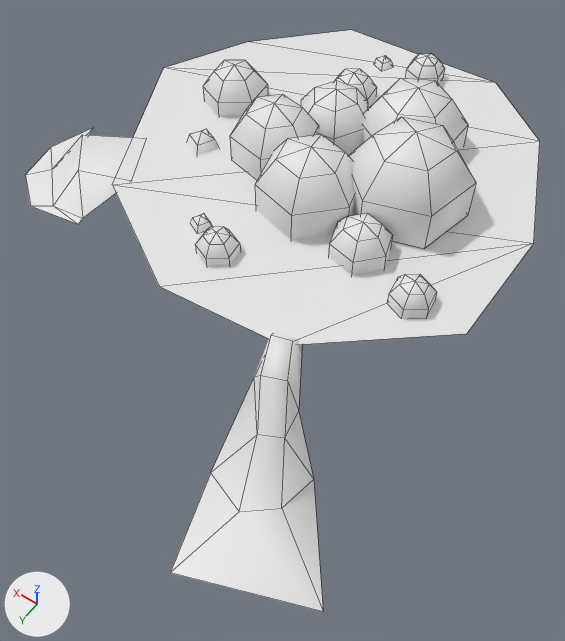
The OBJ model Assets/WorkAssets/Terrain/Mesh/v2_volcano_02.obj, before and after one commit.
Before and after are seen from a 50 mm camera at (-1.12, 2.05, 2.42) aimed at (-0.07, 0.57, 0.1). The lights are fixed; the arrows at lower left show +X, +Y and +Z. Mesh edges are drawn as thin lines. Where no turn or scale is listed for an object, it has been applied to the vertices.

Names of what the first picture shows: 'v2_volcano_02'.
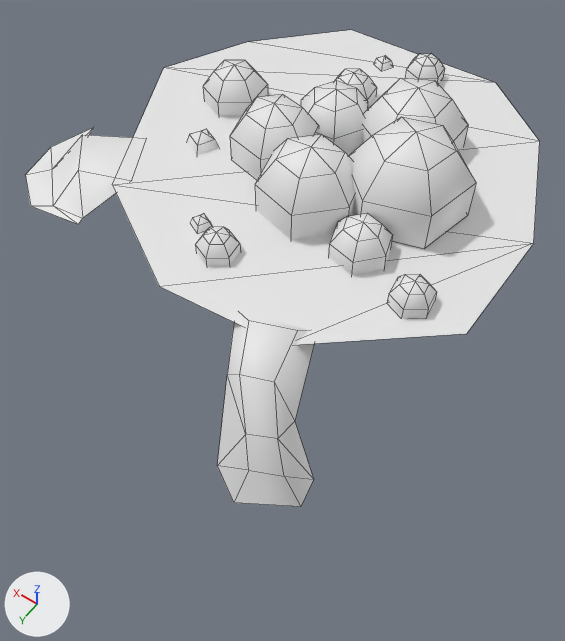
Boxes [x1, y1, x2, y2] around the edits, measured in the pictures (565 x 641 px; the box of a moved part takes in the faces that stretch with it):
'v2_volcano_02', reshaped (18% shorter)
    before: [26, 30, 540, 611]
    after: [26, 30, 540, 506]
part 1 of me_v2_volcano_02, moved or reshaped
    before: [170, 332, 323, 611]
    after: [217, 313, 314, 506]

What changed in the scene script:
```text
Change me_v2_volcano_02:
    where me_v2_volcano_02.from_pydata(...)  # 275 vertices, 257 faces; spans x -0.77..1.19, y -0.82..1.53, z 0.0..0.73
    used by ob_v2_volcano_02; location = (0.0, 0.0, 0.0)
    me_v2_volcano_02 part 1
    me_v2_volcano_02.vertices[0].co: (-0.34, 0.93, 0.36) -> (-0.31, 0.96, 0.37)  # pixel (287, 381) -> pixel (274, 382)
    me_v2_volcano_02.vertices[1].co: (-0.29, 0.83, 0.43) -> (-0.28, 0.79, 0.43)  # pixel (292, 341) -> pixel (297, 330)
    me_v2_volcano_02.vertices[2].co: (-0.22, 0.85, 0.43) -> (-0.13, 0.85, 0.43)  # pixel (270, 335) -> pixel (248, 320)
    me_v2_volcano_02.vertices[3].co: (-0.25, 0.96, 0.36) -> (-0.21, 1.0, 0.37)  # pixel (260, 375) -> pixel (239, 374)
    me_v2_volcano_02.vertices[4].co: (-0.4, 1.27, 0.09) -> (-0.35, 1.15, 0.13)  # pixel (239, 511) -> pixel (248, 470)
    me_v2_volcano_02.vertices[5].co: (-0.5, 1.18, 0.1) -> (-0.45, 1.1, 0.13)  # pixel (281, 508) -> pixel (284, 476)
    me_v2_volcano_02.vertices[6].co: (-0.39, 1.02, 0.2) -> (-0.39, 1.05, 0.24)  # pixel (284, 438) -> pixel (277, 438)
    me_v2_volcano_02.vertices[7].co: (-0.31, 1.06, 0.2) -> (-0.3, 1.1, 0.24)  # pixel (257, 434) -> pixel (245, 434)
    me_v2_volcano_02.vertices[8].co: (-0.2, 0.8, 0.38) -> (-0.04, 0.8, 0.38)
    me_v2_volcano_02.vertices[9].co: (-0.29, 0.77, 0.38) -> (-0.31, 0.71, 0.38)
    me_v2_volcano_02.vertices[10].co: (-0.2, 1.18, 0.0) -> (-0.2, 1.15, 0.0)  # pixel (210, 472) -> pixel (217, 465)
    me_v2_volcano_02.vertices[11].co: (-0.22, 0.94, 0.3) -> (-0.14, 0.98, 0.3)  # pixel (254, 377) -> pixel (227, 374)
    me_v2_volcano_02.vertices[12].co: (-0.38, 0.93, 0.23) -> (-0.39, 0.96, 0.21)  # pixel (298, 411) -> pixel (294, 421)
    me_v2_volcano_02.vertices[14].co: (-0.77, 1.35, 0.0) -> (-0.52, 1.11, 0.0)  # pixel (323, 611) -> pixel (300, 506)
    me_v2_volcano_02.vertices[15].co: (-0.31, 1.53, 0.0) -> (-0.33, 1.22, 0.0)  # pixel (170, 572) -> pixel (233, 502)
```
